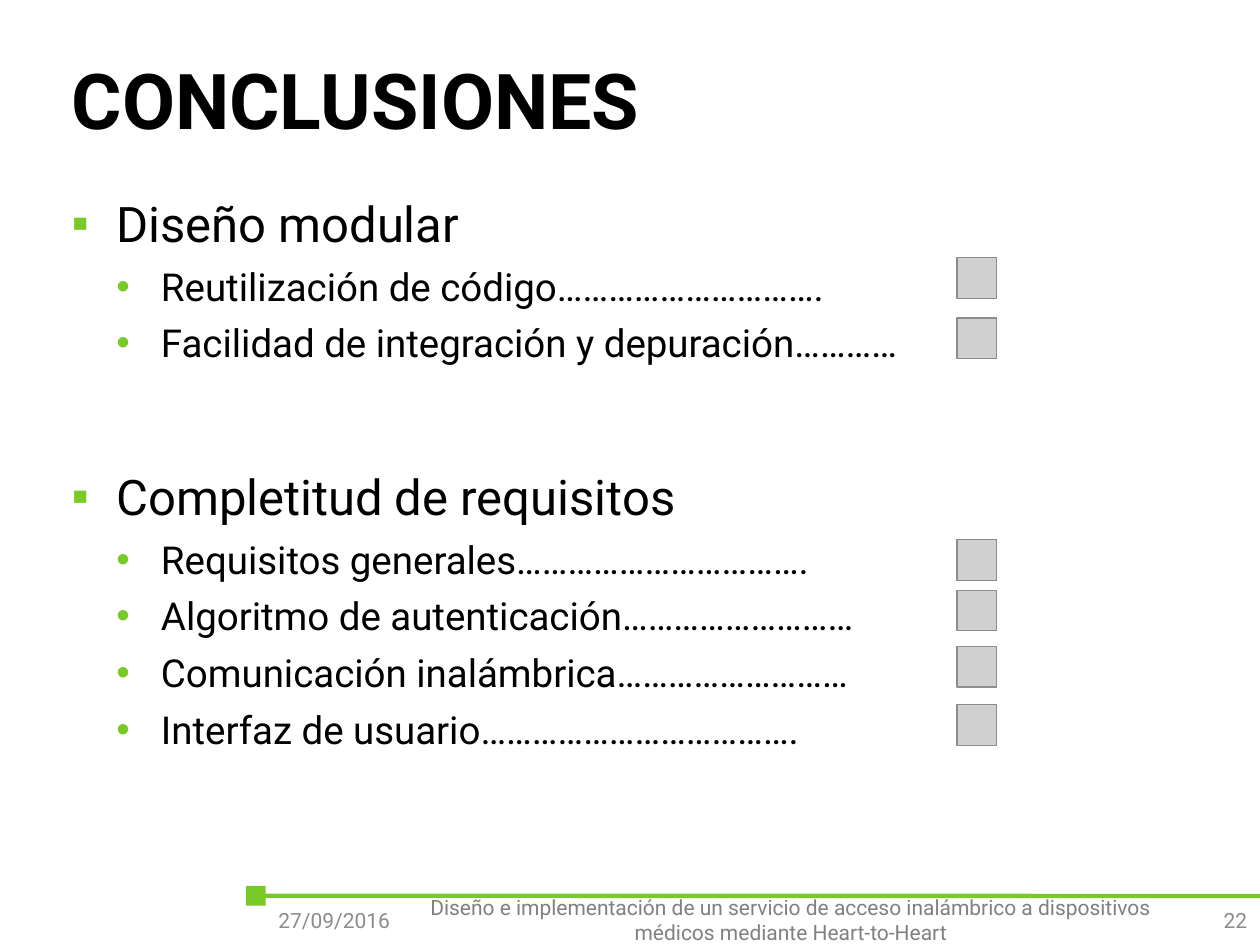
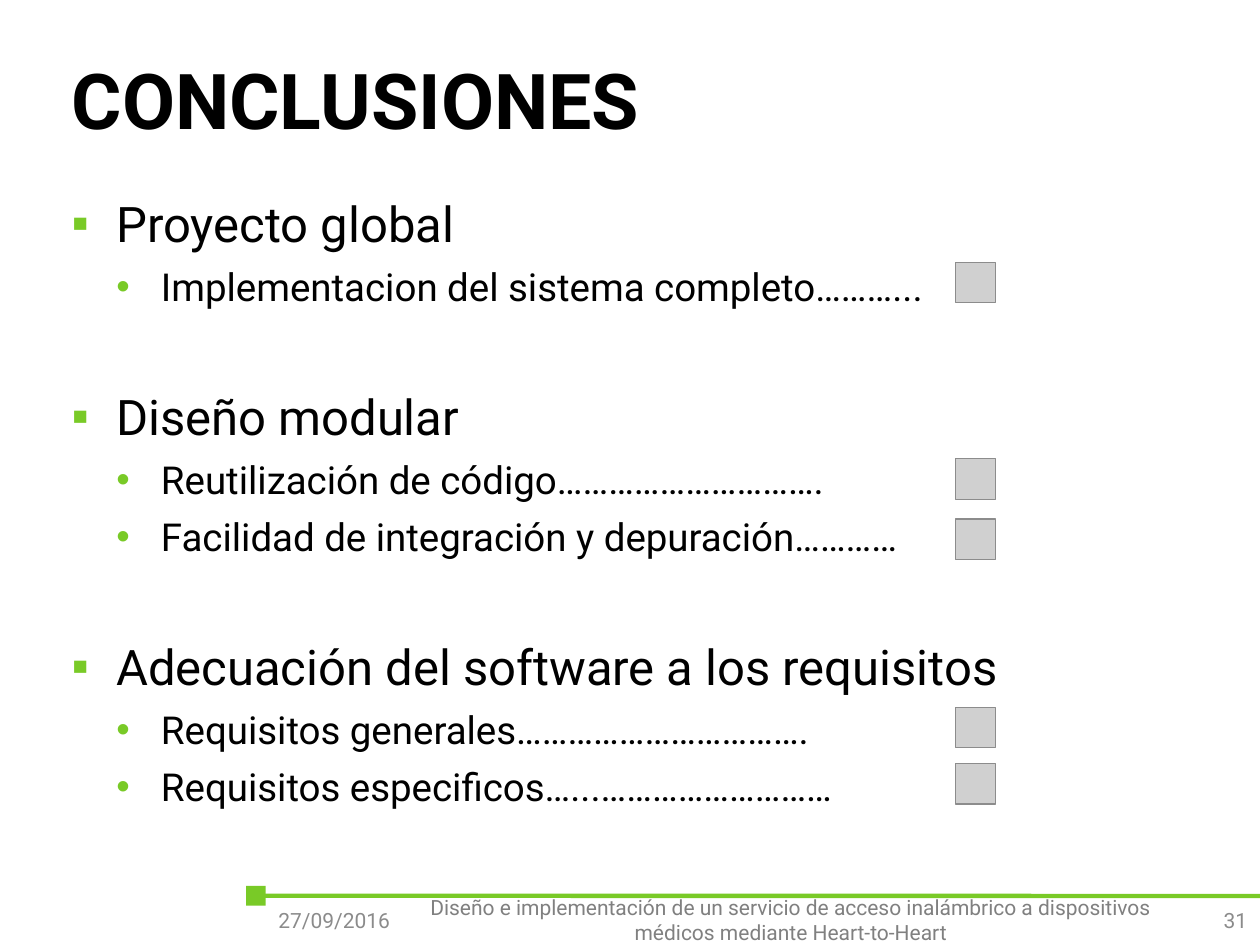
Before and after one commit to outsidersdelaelectronica/tiic-2015, a slide deck: slide 31 of doc/Tomas/presentacion/Diseño e implementación de un servicio de acceso inalámbrico a dispositivos médicos mediante Heart-to-Heart.pptx (slide 22 before the commit). Drawn at 1260x945 pixels with LibreOffice and Linux fonts; fonts in the diff are those of the drawing; grey boxes stand for pictures; background and template pictures are left out. Boxes give left, top, right and bottom in pixels: in the first picture for what was removed or moved away, otherwise in the second. Text is boxed around its words. In the diff, an @@ line names an element or a change of style, - is before the commit and + after.

```diff
--- a/doc/Tomas/presentacion/Diseño e implementación de un servicio de acceso inalámbrico a dispositivos médicos mediante Heart-to-Heart.pptx
+++ b/doc/Tomas/presentacion/Diseño e implementación de un servicio de acceso inalámbrico a dispositivos médicos mediante Heart-to-Heart.pptx
@@ text at bbox=[116, 205, 923, 309]: paragraphs added @@
+▪ Proyecto global
+  • Implementacion del sistema completo………...
@@ picture: place and size @@
-picture at bbox=[958, 539, 998, 580]
+picture at bbox=[955, 262, 995, 302]
@@ picture: place and size @@
-picture at bbox=[958, 258, 998, 299]
+picture at bbox=[955, 459, 995, 499]
@@ picture: place and size @@
-picture at bbox=[958, 318, 998, 358]
+picture at bbox=[955, 519, 995, 559]
@@ text at bbox=[116, 647, 998, 695]: text changed @@
-▪ Completitud de requisitos
+▪ Adecuación del software a los requisitos
@@ picture: place and size @@
-picture at bbox=[958, 590, 998, 630]
+picture at bbox=[955, 707, 995, 747]
@@ picture removed at bbox=[958, 704, 998, 745] @@
@@ text at bbox=[161, 771, 832, 809]: text changed @@
-  • Algoritmo de autenticación………………………
-  • Comunicación inalámbrica………………………
-  • Interfaz de usuario……………………………….
+  • Requisitos especificos…...………………………
@@ picture: place and size @@
-picture at bbox=[958, 646, 998, 687]
+picture at bbox=[955, 764, 995, 804]
@@ page number at bbox=[1224, 913, 1248, 928]: text changed @@
-22
+31
```
Also in this commit, not shown: 12 other slides changed, 9 slides added, 20 other files.
